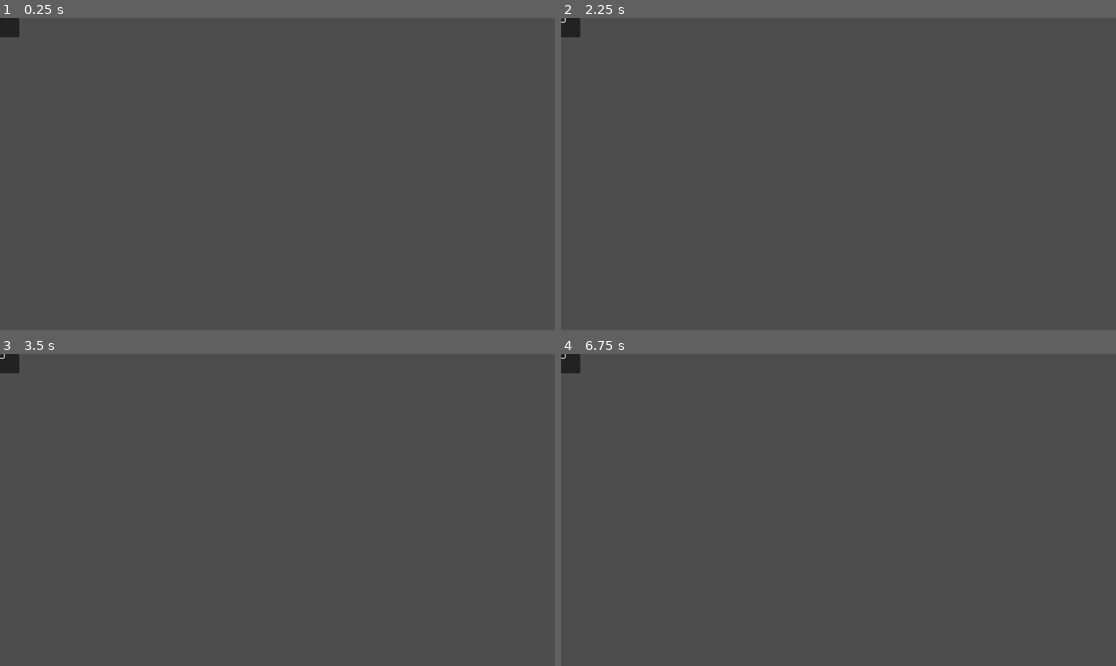
Above: before the commit, frames 1-4 (two rows, left to right).
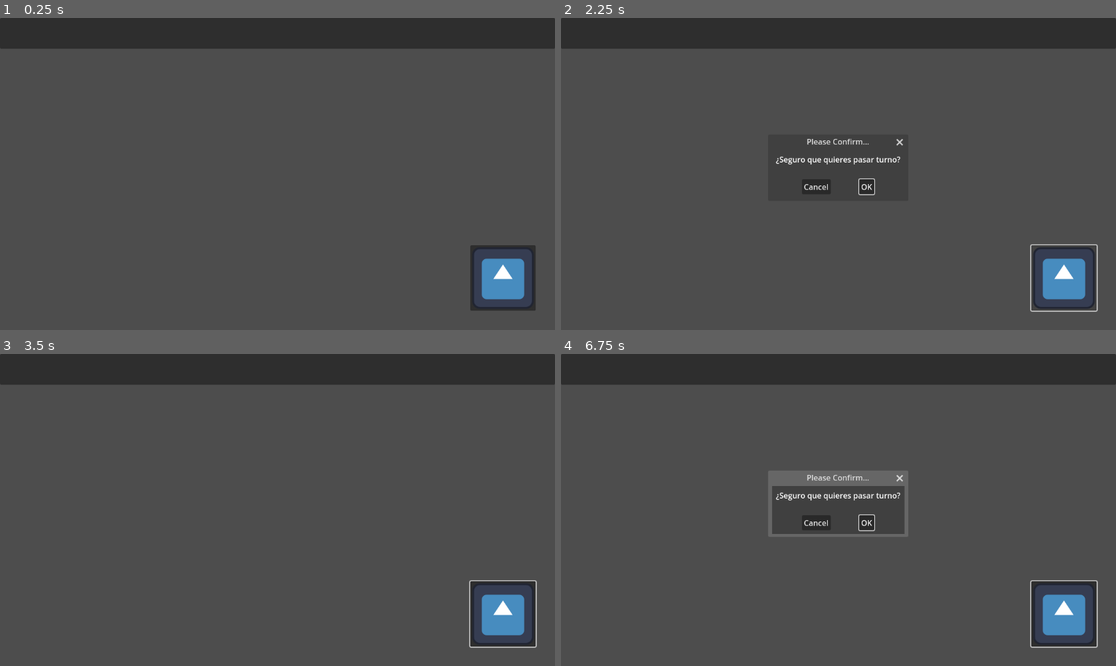
Above: after the commit, the same moments.

Repository: Jusm8/MultiplayerPolitopia
Game: Godot game, scene res://scene/mapa.tscn
Same seed, same stepped clock (60 frames per second), same inputs: the game is played once before the commit and once after it. This scene is started directly instead of the project's main scene. The engine's default icon, where the game draws it, is replaced by a stand-in: a white triangle on a blue panel in a dark square.
Inputs (mouse positions are in pixels of both pictures, inside the frame that each line leads up to; where the layout moved, square brackets give the same spot in the first picture):
- Up to frame 1 (0.25 s): no input
- Up to frame 2 (2.25 s): click (1066, 276) [561, 21] at 0.5 s; click (866, 186) at 1.25 s, where only the run after the commit has a clickable "OK"; click (1066, 276) [561, 21] at 2 s
- Up to frame 3 (3.5 s): click (305, 522) at 2.75 s, where only the run after the commit has a clickable "OK"
- Up to frame 4 (6.75 s): click (1066, 612) [561, 357] at 3.5 s; click (866, 522) at 4.25 s, where only the run after the commit has a clickable "OK"; tap Enter at 5 s; move the mouse to (960, 494) at 5.02 s; click (960, 494) at 5.17 s; click (816, 522) at 5.75 s, where only the run after the commit has a clickable "Cancel"; tap Space at 6.5 s; drag from (727, 525) to (810, 572) at 6.52 s

The runs differ from the first frame. In frame 1, 11% of the frame differs, in the area x 0-100%, y 0-94%; in frame 2, 12%; in frame 3, 11%; in frame 4, 14%, in the area x 0-100%, y 0-95%.
Error before the commit: Parse Error: Function "_get_city_count_for_player()" not found in base self. (res://script/mapa.gd:206)
Error after the commit: Modulo by zero error in operator '%'. (res://script/mapa.gd:231)

Commit message:
Hud implementacion, ya ejecuta, falta pasar turno posicionar bien el hud

Diff:
--- a/multiplayer-game/scene/mapa.tscn
+++ b/multiplayer-game/scene/mapa.tscn
@@ -8,6 +8,7 @@
 [ext_resource type="Texture2D" uid="uid://14gopl38oc7h" path="res://assets/mapaImg/Montania.png" id="6_r2pf6"]
 [ext_resource type="Script" uid="uid://cg77nl5xilu14" path="res://script/camera.gd" id="7_10ars"]
 [ext_resource type="Script" uid="uid://20l5svnbesmy" path="res://script/hud.gd" id="8_r2pf6"]
+[ext_resource type="Texture2D" uid="uid://b4vskhtyxw33g" path="res://icon.svg" id="9_npqkg"]
 
 [sub_resource type="TileSetAtlasSource" id="TileSetAtlasSource_7pudt"]
 texture = ExtResource("4_7pudt")
@@ -58,13 +59,14 @@
 script = ExtResource("8_r2pf6")
 
 [node name="TopBar" type="Panel" parent="HUD"]
-offset_right = 40.0
-offset_bottom = 40.0
+offset_right = 1152.0
+offset_bottom = 64.0
 
 [node name="VBoxContainer" type="VBoxContainer" parent="HUD/TopBar"]
 layout_mode = 0
-offset_right = 40.0
-offset_bottom = 40.0
+offset_top = -64.0
+offset_right = 448.0
+offset_bottom = 192.0
 
 [node name="LabelCurrentPlayer" type="Label" parent="HUD/TopBar/VBoxContainer"]
 layout_mode = 2
@@ -99,9 +101,15 @@
 layout_mode = 2
 
 [node name="EndTurnBtn" type="Button" parent="HUD/TopBar"]
-layout_mode = 0
+layout_mode = 1
+anchors_preset = -1
+anchor_left = 0.8472222
+anchor_top = 7.375
+anchor_right = 0.9583333
+anchor_bottom = 9.375
 offset_right = 8.0
 offset_bottom = 8.0
+icon = ExtResource("9_npqkg")
 metadata/_edit_use_anchors_ = true
 
 [node name="ConfirmEndTurnDialog" type="ConfirmationDialog" parent="HUD/TopBar"]
--- a/multiplayer-game/script/hud.gd
+++ b/multiplayer-game/script/hud.gd
@@ -8,28 +8,28 @@
 @onready var label_stone: Label = $TopBar/VBoxContainer/HBoxContainer/LabelStone
 @onready var label_round: Label = $TopBar/VBoxContainer/HBoxContainer/LabelRound
 
-@onready var botton_panel: PanelContainer = $TopBar/BottonPanel
+@onready var bottom_panel: PanelContainer = $TopBar/PanelContainer
 @onready var label_title_info: Label = $TopBar/PanelContainer/HBoxContainer/LabelTitleInfo
-@onready var actions_container: HBoxContainer = $TopBar/BottonPanel/HBoxContainer/ActionsContainer
+@onready var actions_container: HBoxContainer = $TopBar/PanelContainer/HBoxContainer/ActionsContainer
 
 @onready var confirm_end_turn_dialog: ConfirmationDialog = $TopBar/ConfirmEndTurnDialog
 @onready var end_turn_btn: Button = $TopBar/EndTurnBtn
 
 func _ready() -> void:
-	botton_panel.visible = false
-	end_turn_btn.pressed.connect(_on_end_turn_botton_pressed)
+	bottom_panel.visible = false
+	end_turn_btn.pressed.connect(_on_end_turn_button_pressed)
 	confirm_end_turn_dialog.confirmed.connect(_on_confirmed)
 
-func _on_end_turn_botton_pressed() -> void:
-	confirm_end_turn_dialog.dialog_text= "¿ Seguro que quieres pasar turno ?"
+func _on_end_turn_button_pressed() -> void:
+	confirm_end_turn_dialog.dialog_text = "¿Seguro que quieres pasar turno?"
 	confirm_end_turn_dialog.popup_centered()
 
 func _on_confirmed() -> void:
 	end_turn_confirmed.emit()
 
-func set_current_player(name: String, is_my_turn: bool) -> void:
-	label_current_player.text = "Turno: %s" % name
-	label_current_player.modulate = Color.WHITE if is_my_turn else Color(0.8, 0.8, 0.8)
+func set_current_player(player_name: String, my_turn: bool) -> void:
+	label_current_player.text = "Turno: %s" % player_name
+	label_current_player.modulate = Color.WHITE if my_turn else Color(0.8, 0.8, 0.8)
 
 func set_round(round_number: int) -> void:
 	label_round.text = "Ronda: %d" % round_number
@@ -39,21 +39,14 @@
 	label_wood.text = "Madera: %d" % wood
 	label_stone.text = "Piedra: %d" % stone
 
-func  set_selected_tile(cell: Vector2i, terrain: int) -> void:
-	var terrain_name := ""
+func set_selected_tile(cell: Vector2i, terrain: int) -> void:
+	var terrain_name := "Desconocido"
 	match terrain:
-		0:
-			terrain_name = "Campo"
-		1:
-			terrain_name = "Ciudad"
-		2:
-			terrain_name = "Bosque"
-		3:
-			terrain_name = "Agua"
-		4:
-			terrain_name = "Montaña"
-		_:
-			terrain_name = "Desconicido"
+		0: terrain_name = "Campo"
+		1: terrain_name = "Ciudad"
+		2: terrain_name = "Bosque"
+		3: terrain_name = "Agua"
+		4: terrain_name = "Montaña"
 
 	label_title_info.text = "Casilla (%d, %d) - %s" % [cell.x, cell.y, terrain_name]
-	botton_panel.visible = true
+	bottom_panel.visible = true
--- a/multiplayer-game/script/mapa.gd
+++ b/multiplayer-game/script/mapa.gd
@@ -2,7 +2,7 @@
 
 @onready var tile_map: TileMap = $TileMap
 @onready var camera: Camera2D = $Camera2D
-@onready var hud: CanvasLayer = $HUD
+@onready var hud: = $HUD
 
 const GRID_SIZE := 16
 
@@ -174,6 +174,15 @@
 
 	print("Ciudades por jugador: ", player_cities)
 
+func _get_city_count_for_player(player_id: int) -> int:
+	var count := 0
+
+	for owner_id in player_cities.keys():
+		if owner_id == player_id:
+			count += 1
+
+	return count
+
 func start_turns() -> void:
 	if player_ids.is_empty():
 		push_warning("No hay jugadores para los turnos.")
@@ -203,7 +212,7 @@
 	else:
 		current_name = "Jugador %s" % str(current_player_id)
 
-	var cities := _get_city_count_for_player(current_player_id)
+	var cities : int = _get_city_count_for_player(current_player_id)
 	var wood := 0
 	var stone := 0
 
@@ -303,3 +312,20 @@
 	var world_pos: Vector2 = tile_map.map_to_local(cell)
 	# Como la cámara es hija de mapa, están en el mismo espacio
 	camera.position = world_pos
+
+func _unhandled_input(event: InputEvent) -> void:
+	if not is_my_turn:
+		return
+
+	if event is InputEventMouseButton and event.button_index == MOUSE_BUTTON_LEFT and event.pressed:
+		var local_pos := tile_map.to_local(event.position)
+		var cell := tile_map.local_to_map(local_pos)
+
+		# comprobar que está dentro del mapa
+		if cell.y < 0 or cell.y >= map_data.size():
+			return
+		if cell.x < 0 or cell.x >= map_data[cell.y].size():
+			return
+
+		var terrain : int = map_data[cell.y][cell.x]
+		hud.set_selected_tile(cell, terrain)
Not shown: 1 places in multiplayer-game/scene/mapa.tscn that only renumber resources
